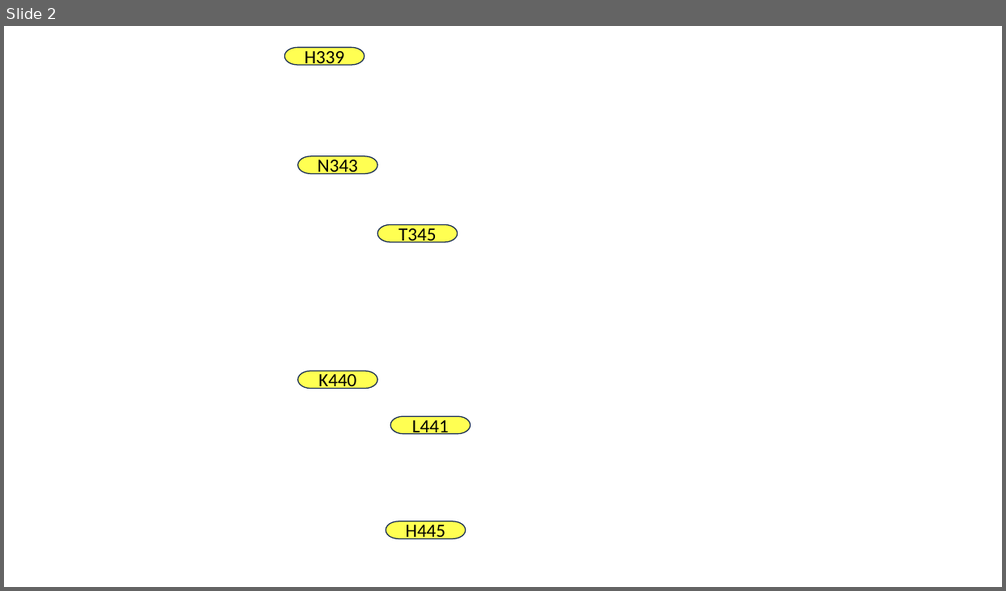
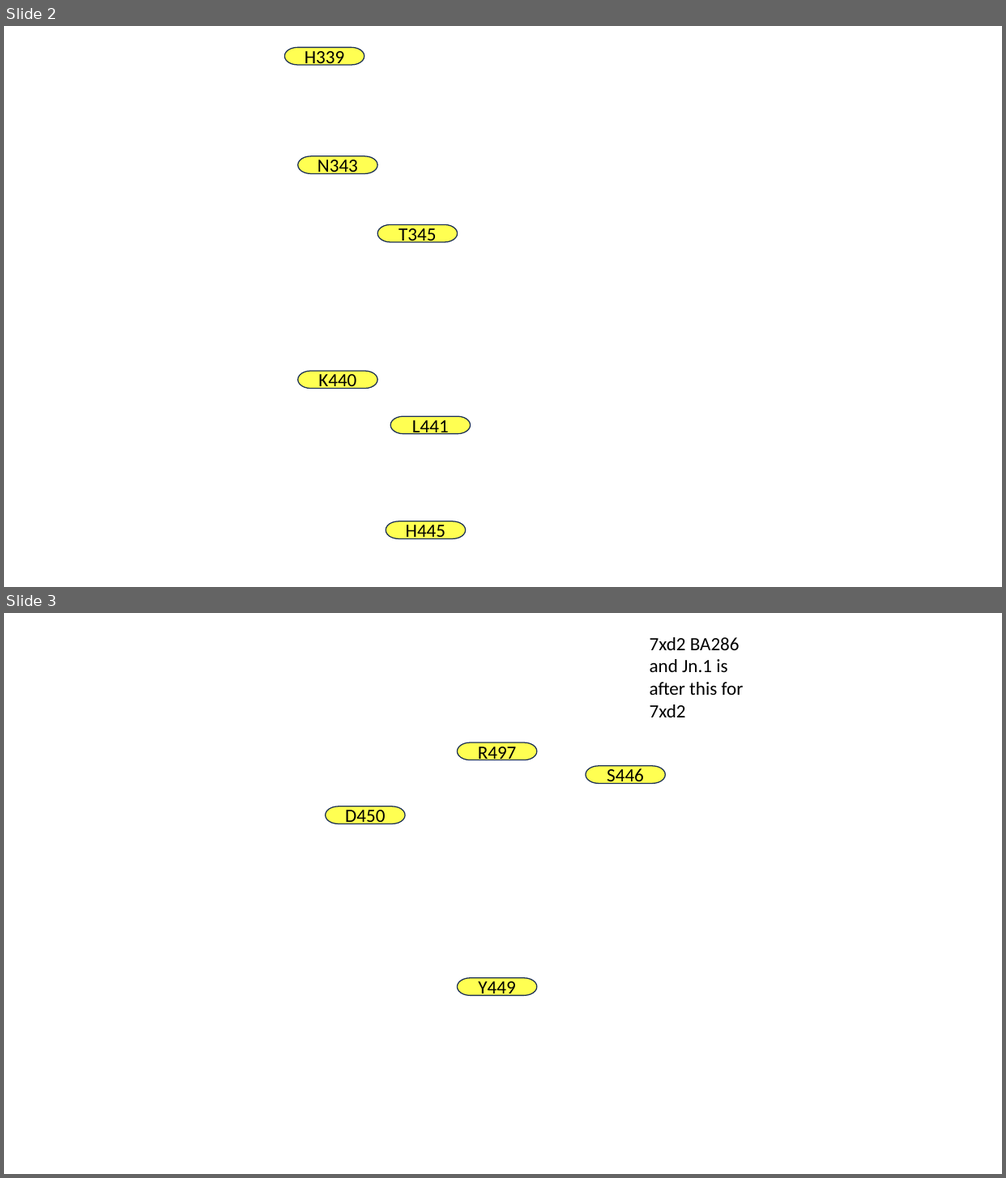
Before and after one commit to colbyford/SARS-CoV-2_BA.2.86_Spike-RBD_Predictions, a slide deck: HADDOCK_Results/figures/updated_figures_jan18.pptx. Shown one above the other, each under a label of ours: slide 2 before the commit, slides 2 and 3 after it. The pictures are 1006x591 and 1006x1178 pixels, drawn with LibreOffice and Linux fonts; fonts in the diff are those of the drawing; background and template pictures are left out. Boxes give left, top, right and bottom in pixels: in the first picture for what was removed or moved away, otherwise in the second. Text is boxed around its words. In the diff, an @@ line names an element or a change of style, - is before the commit and + after.

```diff
--- a/HADDOCK_Results/figures/updated_figures_jan18.pptx
+++ b/HADDOCK_Results/figures/updated_figures_jan18.pptx
@@ slide 3 added at box(4, 613, 1002, 1174), background picture (left out) @@
@@ text added at box(650, 637, 744, 717), 18 pt, text #000000 @@
+7xd2 BA286 and Jn.1 is after this for 7xd2
@@ pill shape added at box(457, 743, 537, 760), fill #FFFF00 at 68% opacity, outline #1E3256 1 pt, 18 pt, text #000000 @@
+R497
@@ pill shape added at box(586, 766, 666, 783), fill #FFFF00 at 68% opacity, outline #1E3256 1 pt, 18 pt, text #000000 @@
+S446
@@ pill shape added at box(325, 807, 405, 824), fill #FFFF00 at 68% opacity, outline #1E3256 1 pt, 18 pt, text #000000 @@
+D450
@@ pill shape added at box(457, 978, 537, 995), fill #FFFF00 at 68% opacity, outline #1E3256 1 pt, 18 pt, text #000000 @@
+Y449
```
Also in this commit, not shown: 1 other slide added, 4 other files.
